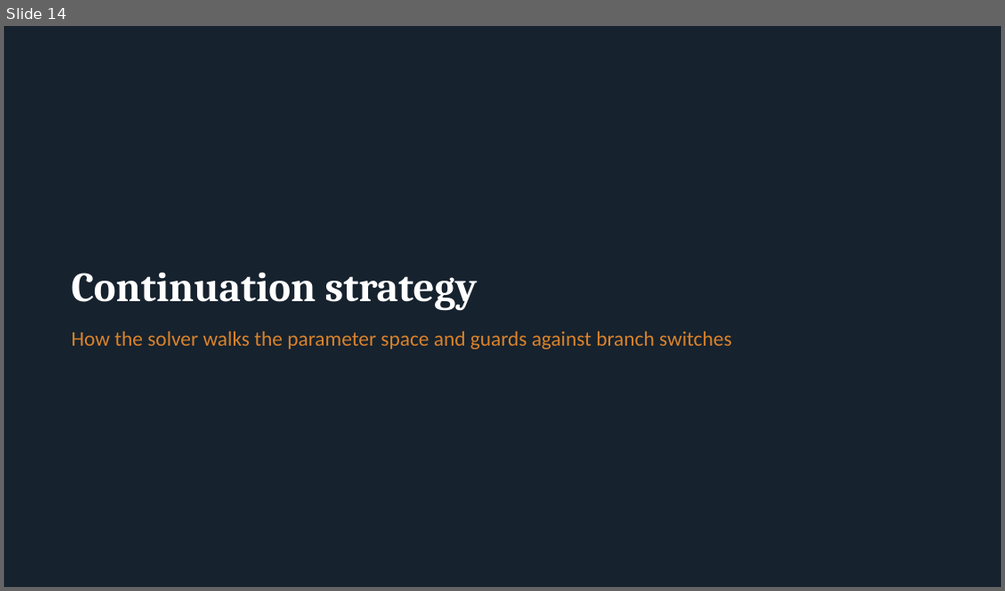
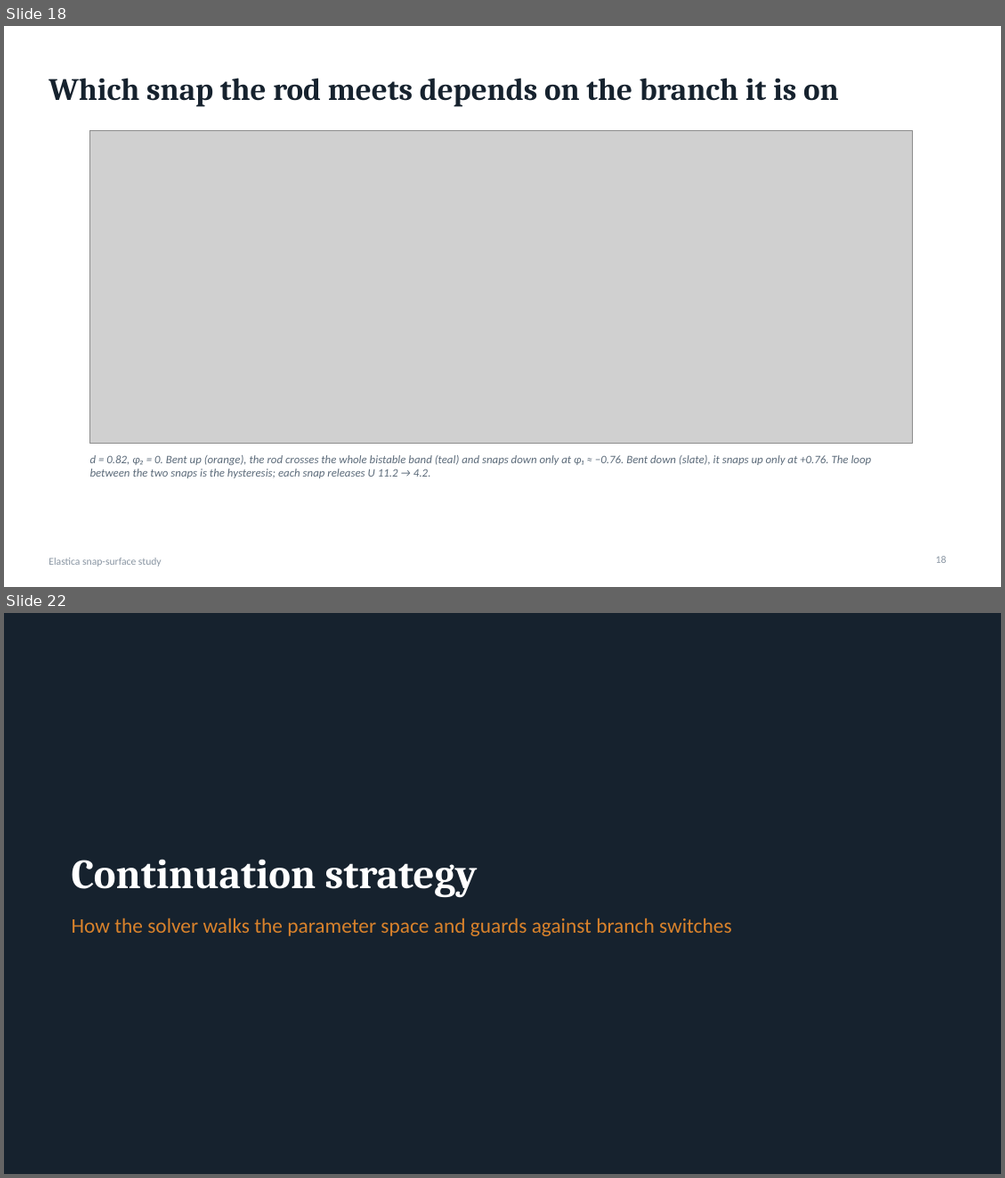
Before and after one commit to grraxx/elastica, a slide deck: presentation/elastica_snap_surface.pptx. Shown one above the other, each under a label of ours: slide 14 before the commit, slides 18 and 22 after it; the slides between them are not shown. The pictures are 1005x591 and 1005x1178 pixels, drawn with LibreOffice and Linux fonts; fonts in the diff are those of the drawing; grey boxes stand for pictures. Boxes give left, top, right and bottom in pixels: in the first picture for what was removed or moved away, otherwise in the second. Text is boxed around its words. In the diff, an @@ line names an element or a change of style, - is before the commit and + after.

```diff
--- a/presentation/elastica_snap_surface.pptx
+++ b/presentation/elastica_snap_surface.pptx
@@ slide 18 added at (x1=4, y1=26, x2=1001, y2=587), background #FFFFFF @@
@@ title added at (x1=48, y1=78, x2=839, y2=107), 30 pt, text #16222E, bold @@
+Which snap the rod meets depends on the branch it is on
@@ picture added at (x1=90, y1=131, x2=913, y2=443) @@
@@ text added at (x1=90, y1=455, x2=872, y2=478), 11 pt, text #5C6B7A, italic @@
+d = 0.82, φ₂ = 0. Bent up (orange), the rod crosses the whole bistable band (teal) and snaps down only at φ₁ ≈ −0.76. Bent down (slate), it snaps up only at +0.76. The loop between the two snaps is the hysteresis; each snap releases U 11.2 → 4.2.
@@ text added at (x1=48, y1=557, x2=162, y2=566), 10 pt, text #8A96A3 @@
+Elastica snap-surface study
@@ page number added at (x1=936, y1=556, x2=947, y2=563), 10 pt, text #8A96A3 @@
+18
@@ what was slide 14 is now slide 22 @@
```
Also in this commit, not shown: 5 slides changed, 14 other slides added, 50 other files.
